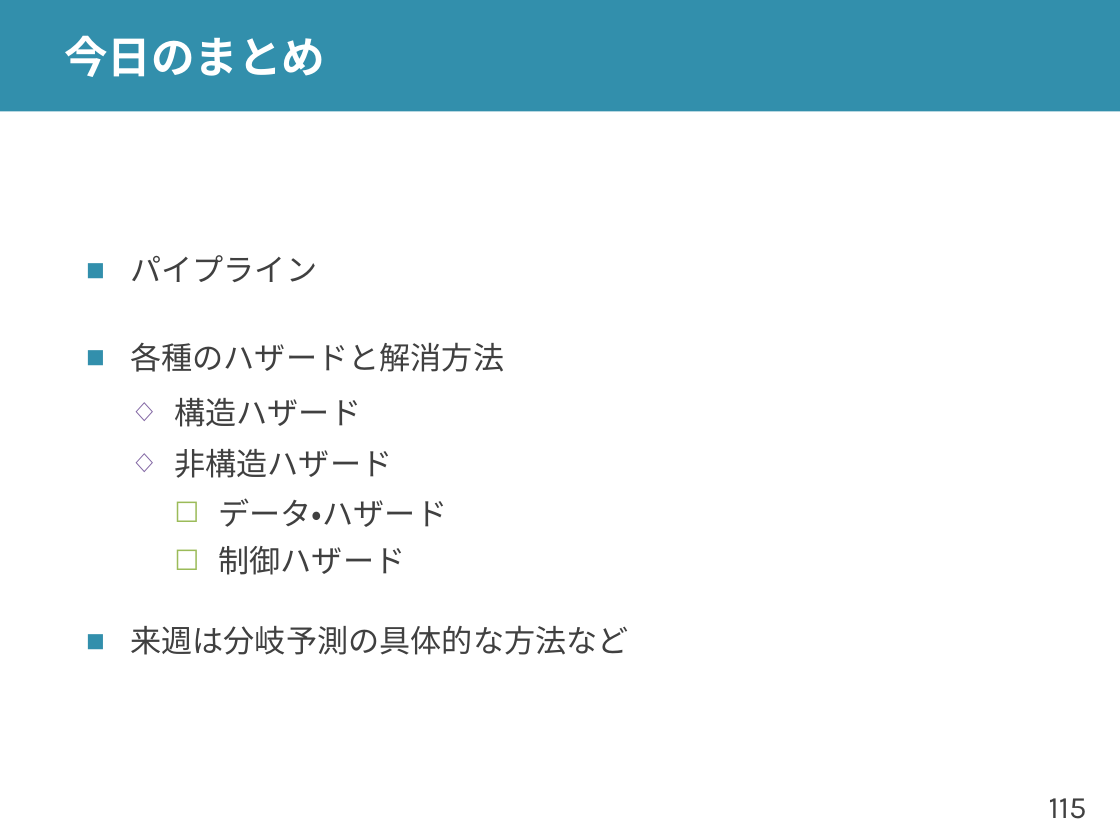
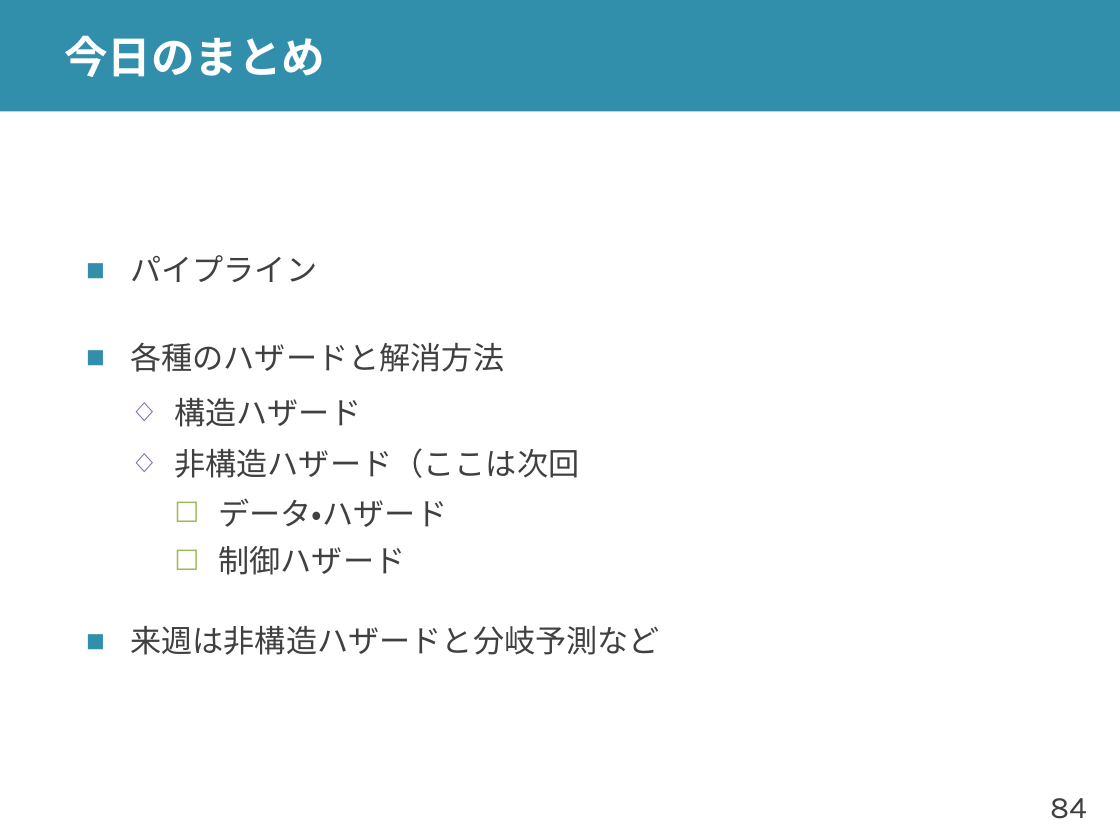
Before and after one commit to shioyadan/advanced-computer-organization, a slide deck: slide 84 of aco-shioya-04.pptx (slide 115 before the commit). Drawn at 1120x840 pixels with LibreOffice and Linux fonts; fonts in the diff are those of the drawing. Boxes give left, top, right and bottom in pixels: in the first picture for what was removed or moved away, otherwise in the second. Text is boxed around its words. In the diff, an @@ line names an element or a change of style, - is before the commit and + after.

Commit message:
第4回でおわらなかった非構造ハザードを次の回に移動

```diff
--- a/aco-shioya-04.pptx
+++ b/aco-shioya-04.pptx
@@ text at (x1=174, y1=448, x2=579, y2=478): text changed @@
-  ◇ 非構造ハザード
+  ◇ 非構造ハザード（ここは次回
@@ text at (x1=130, y1=626, x2=660, y2=655): text changed @@
-■ 来週は分岐予測の具体的な方法など
+■ 来週は非構造ハザードと分岐予測など
@@ page number at (x1=1050, y1=798, x2=1086, y2=819): text changed @@
-115
+84
```
Also in this commit, not shown: 31 slides removed, 3 other files.
